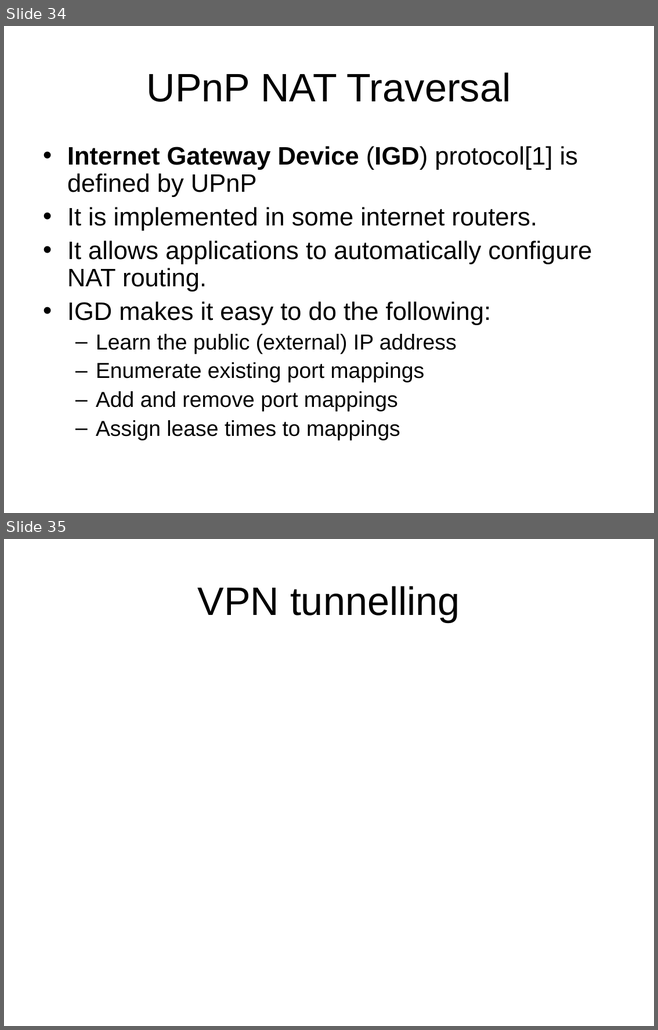
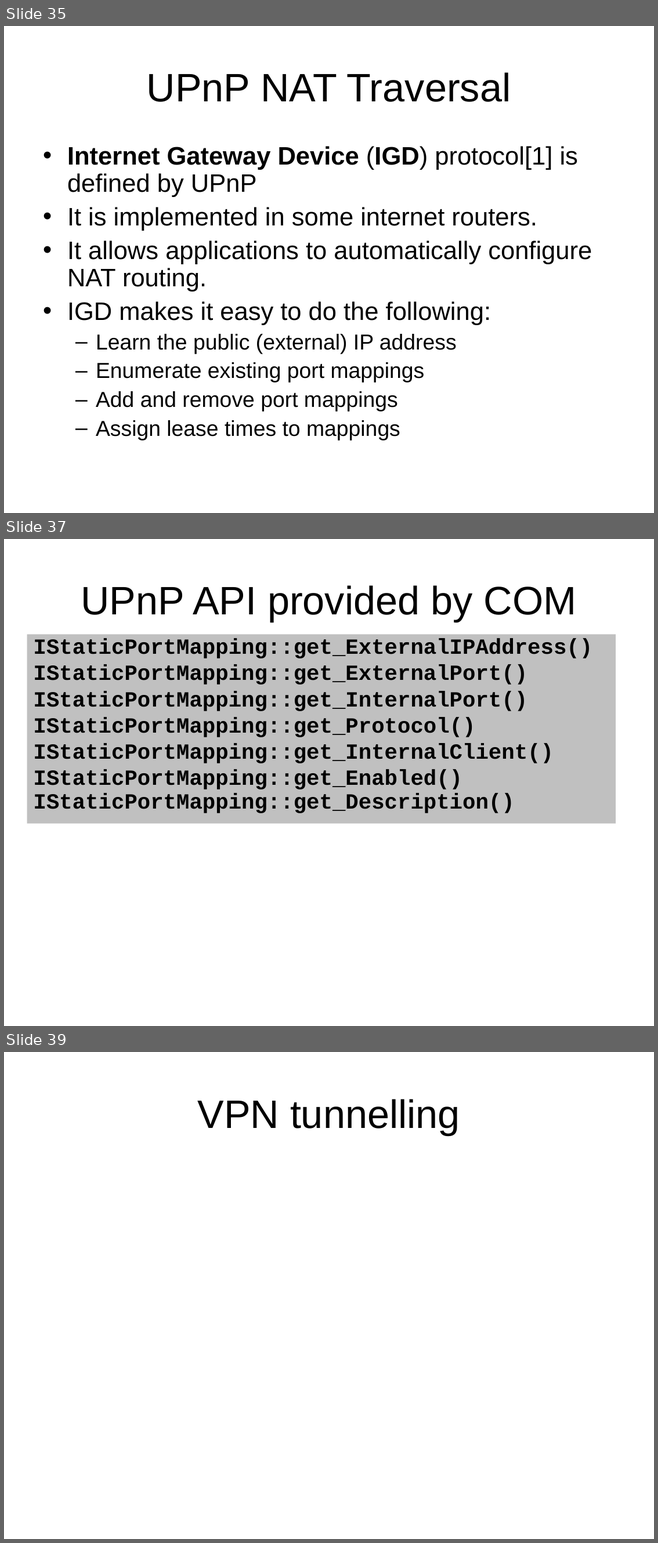
Before and after one commit to BackupTheBerlios/p2p-mentor, a slide deck: slide/nat-p2p.ppt. Shown one above the other, each under a label of ours: slides 34 and 35 before the commit, slides 35, 37 and 39 after it; the slides between them are not shown. The pictures are 658x1030 and 658x1543 pixels, drawn with LibreOffice and Linux fonts; fonts in the diff are those of the drawing. Boxes give left, top, right and bottom in pixels: in the first picture for what was removed or moved away, otherwise in the second. Text is boxed around its words. In the diff, an @@ line names an element or a change of style, - is before the commit and + after.

```diff
--- a/slide/nat-p2p.ppt
+++ b/slide/nat-p2p.ppt
@@ slide 37 added at (x1=4, y1=539, x2=654, y2=1026), background #FFFFFF @@
@@ title added at (x1=81, y1=585, x2=576, y2=622), 44 pt, text #000000 @@
+UPnP API provided by COM
@@ text added at (x1=27, y1=635, x2=615, y2=824), fill #C0C0C0, 24 pt, text #000000, bold @@
+IStaticPortMapping::get_ExternalIPAddress()
+IStaticPortMapping::get_ExternalPort()
+IStaticPortMapping::get_InternalPort()
+IStaticPortMapping::get_Protocol()
+IStaticPortMapping::get_InternalClient()
+IStaticPortMapping::get_Enabled()
+IStaticPortMapping::get_Description()
@@ what was slide 34 is now slide 35 @@
@@ what was slide 35 is now slide 39 @@
```
Also in this commit, not shown: 1 slide changed, 4 other slides added, 1 slide removed.
